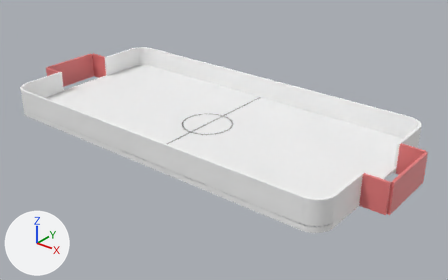
Renders of the glTF model models/Rink.glb from each side of a commit.
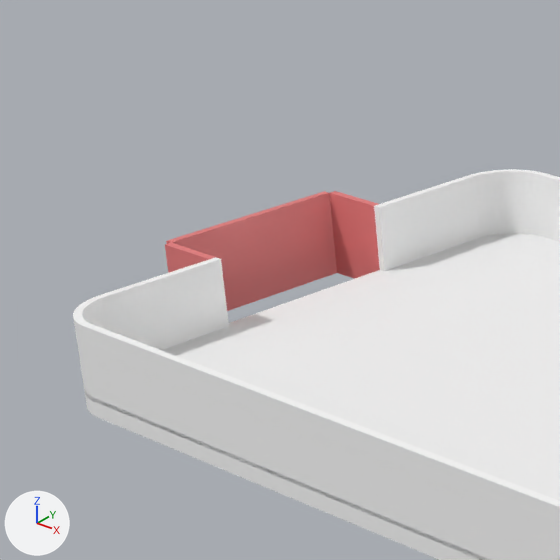
The first picture shows the older version from a 50 mm lens placed at (2.94, -3.47, 2.06), pointed at (0.15, 0.02, -0.1). The close-ups show the older and then the newer version on the part from 0% to 35% of the width and 0% to 56% of the height of that picture. Only the edits that show in the close-ups are written down. The lights are fixed; the arrows at lower left show +X, +Y and +Z.

The first close-up shows 'Floor', 'GoalLBack-convcol', 'GoalLSideL-convcol', 'GoalLSideR-convcol', 'Walls-col'.
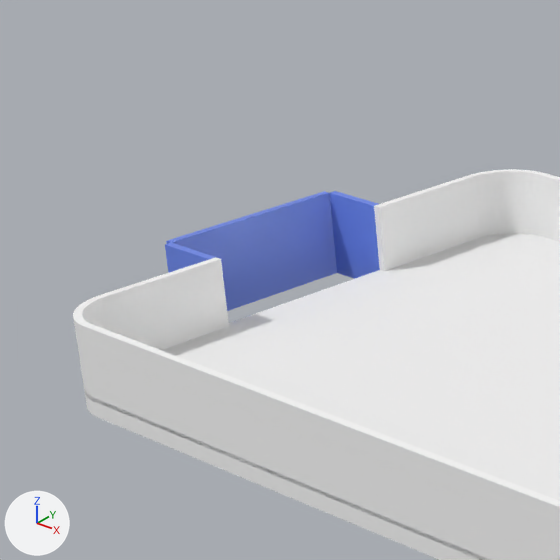
Changed parts and their boxes (x1, y1, x2, y2) in the close-ups (560 x 560 px):
'GoalLBack-convcol', recoloured
    both: (166, 191, 337, 311)
'GoalLSideR-convcol', recoloured (pink to blue)
    both: (329, 191, 380, 279)
'GoalLSideL-convcol', recoloured (pink to blue)
    both: (165, 242, 215, 273)

The change, as a list of edits to the scene's bpy script:
```text
Add mat_goalbluematerial:
    mat_goalbluematerial = principled_material('GoalBlueMaterial')
    mat_goalbluematerial.base_color = (0.15, 0.25, 0.85)  # blue #6c89ed
    mat_goalbluematerial.roughness = 0.4
Change me_goallback_convcol:
    where me_goallback_convcol.from_pydata(...)  # 8 vertices, 12 faces; spans x -1.7..-1.68, y -0.26..0.26, z -0.05..0.18
    remove me_goallback_convcol.materials.append(mat_goalmaterial)  # pink #e77c7c
    add me_goallback_convcol.materials.append(mat_goalbluematerial)  # blue #6c89ed
Change me_goallsidel_convcol:
    where me_goallsidel_convcol.from_pydata(...)  # 8 vertices, 12 faces; spans x -1.68..-1.5, y -0.28..-0.26, z -0.05..0.18
    remove me_goallsidel_convcol.materials.append(mat_goalmaterial)  # pink #e77c7c
    add me_goallsidel_convcol.materials.append(mat_goalbluematerial)  # blue #6c89ed
Change me_goallsider_convcol:
    where me_goallsider_convcol.from_pydata(...)  # 8 vertices, 12 faces; spans x -1.68..-1.5, y 0.26..0.28, z -0.05..0.18
    remove me_goallsider_convcol.materials.append(mat_goalmaterial)  # pink #e77c7c
    add me_goallsider_convcol.materials.append(mat_goalbluematerial)  # blue #6c89ed
```
